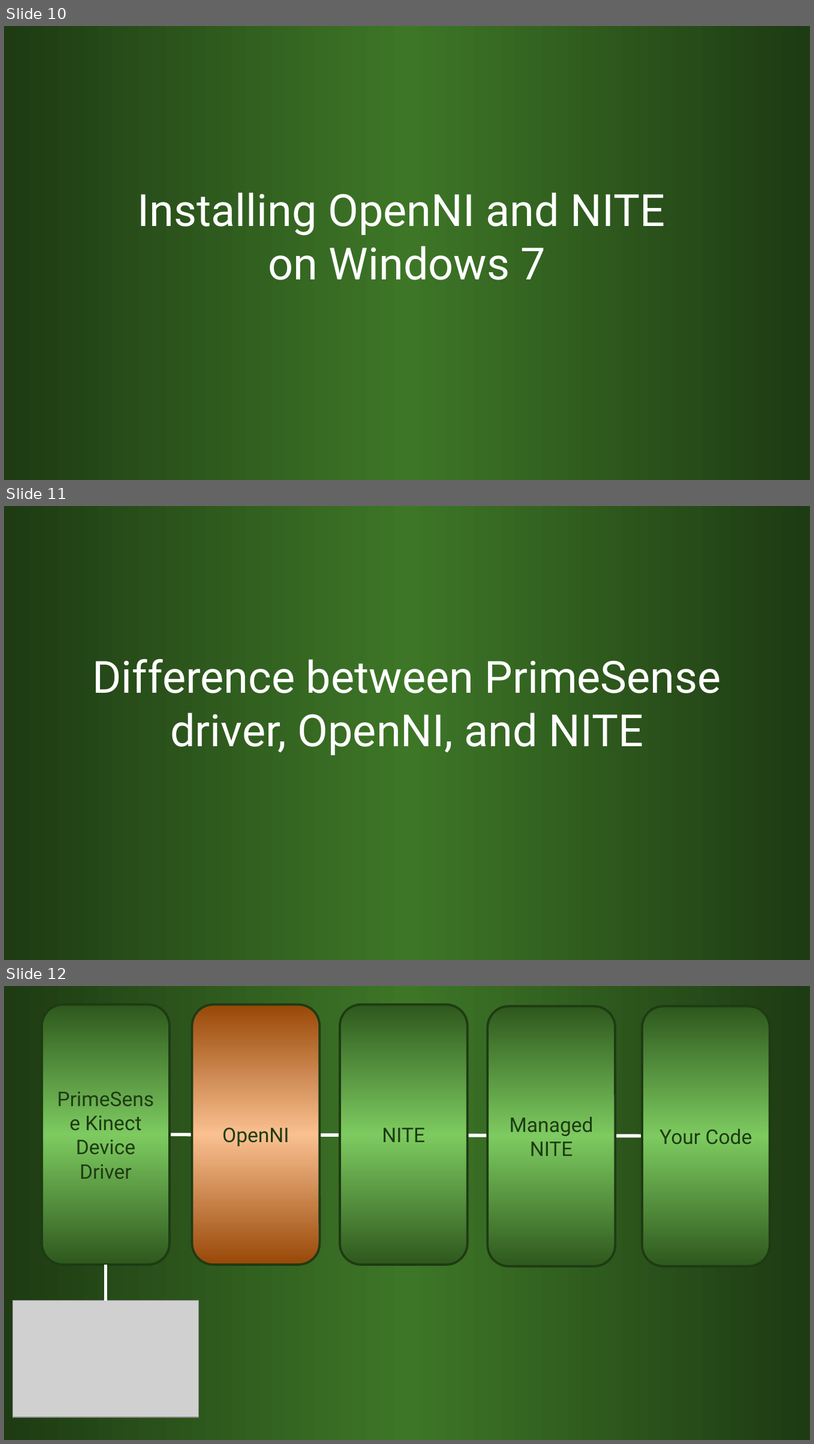
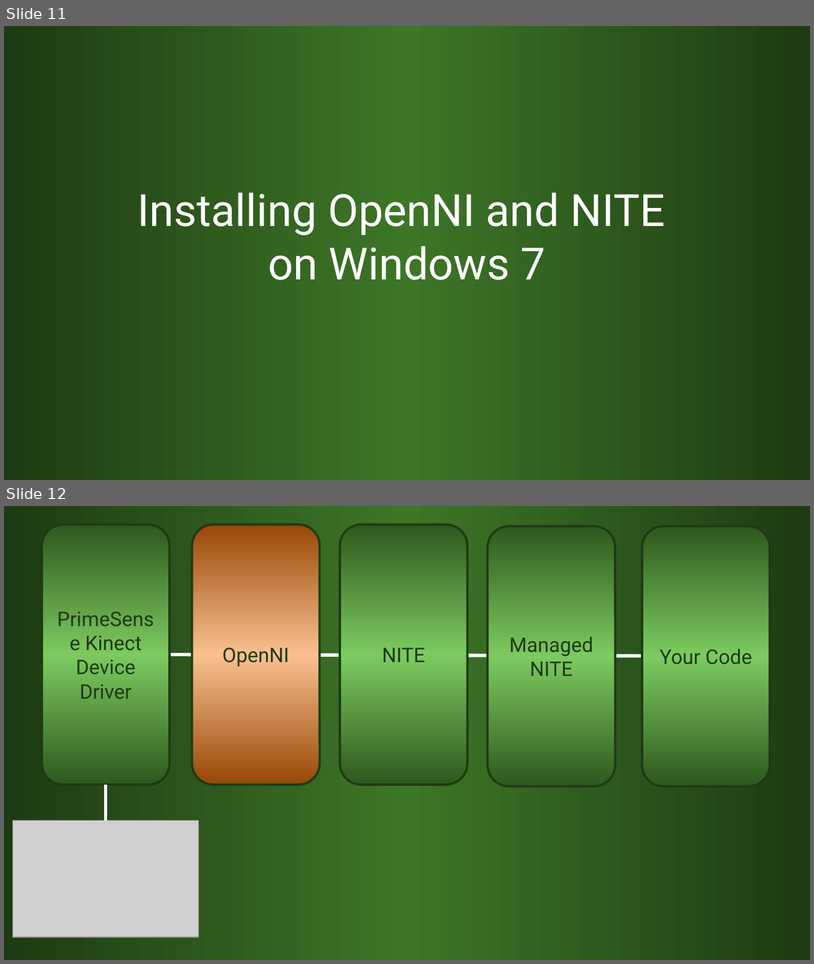
Before and after one commit to kindohm/kinect-nite-dev, a slide deck: slides/KinectDev.pptx. Shown one above the other, each under a label of ours: slides 10, 11 and 12 before the commit, slides 11 and 12 after it. The pictures are 814x1444 and 814x964 pixels, drawn with LibreOffice and Linux fonts; fonts in the diff are those of the drawing; grey boxes stand for pictures. Boxes give left, top, right and bottom in pixels: in the first picture for what was removed or moved away, otherwise in the second. Text is boxed around its words. In the diff, an @@ line names an element or a change of style, - is before the commit and + after.

```diff
--- a/slides/KinectDev.pptx
+++ b/slides/KinectDev.pptx
@@ slide 11 removed at [4,506,810,960], background gradient #1E3B13 to #3D7627 @@
@@ title removed at [92,659,722,755] @@
-Difference between PrimeSense driver, OpenNI, and NITE
@@ what was slide 10 is now slide 11 @@
```
Also in this commit, not shown: 2 slides added.
